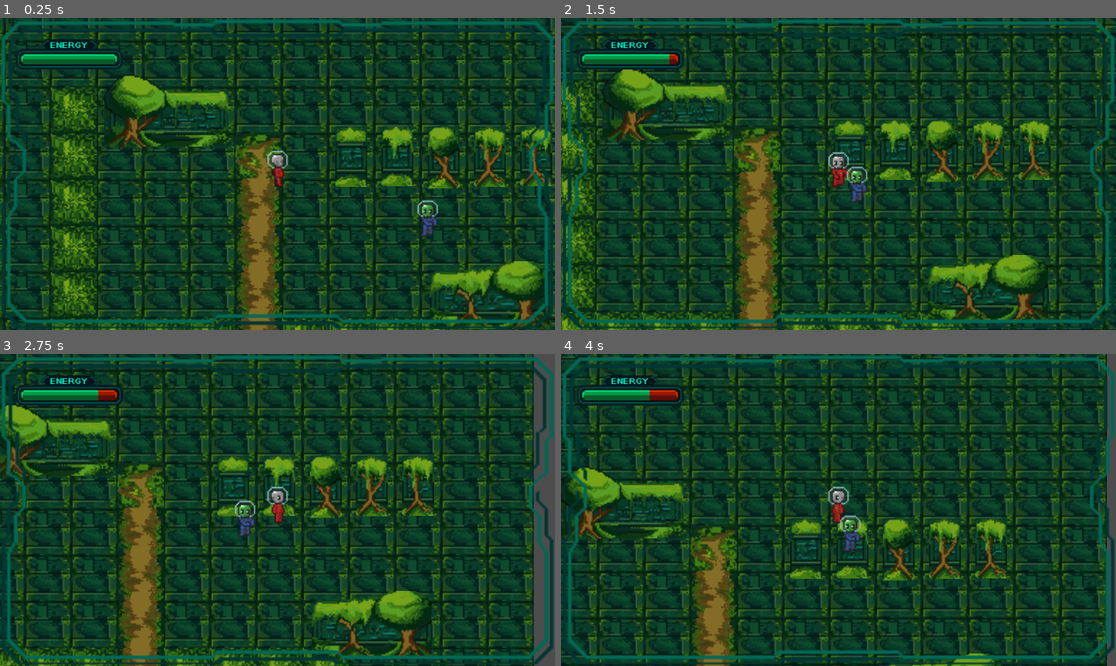
Above: before the commit, frames 1-4 (two rows, left to right).
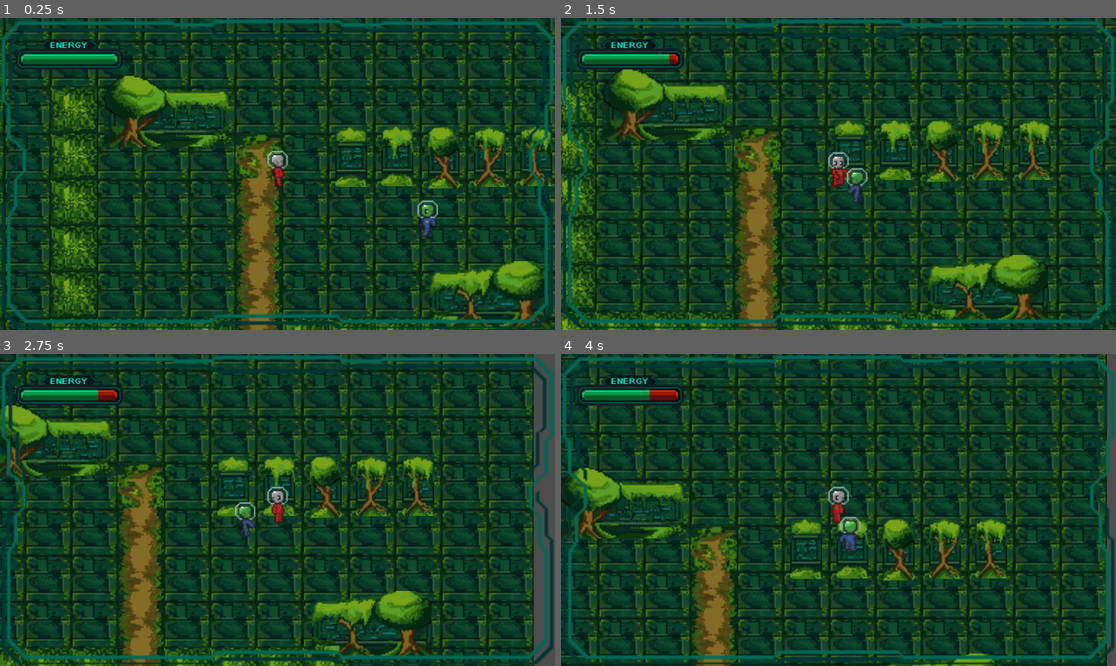
Above: after the commit, the same moments.

Repository: diego-ferrand/gwj-81
Game: Godot game, scene res://world.tscn
Same seed, same stepped clock (60 frames per second), same inputs: the game is played once before the commit and once after it.
Inputs:
- Up to frame 1 (0.25 s): no input
- Up to frame 2 (1.5 s): hold D (right) 0.53-1.28 s; hold J (primary) 0.53-1.28 s; hold S (down) from 1.28 s (still down); tap J (primary) at 1.35 s
- Up to frame 3 (2.75 s): tap Enter at 2 s; release S (down) at 2.03 s; hold D (right) from 2.03 s (still down); hold J (primary) from 2.03 s (still down)
- Up to frame 4 (4 s): release D (right) at 2.78 s; release J (primary) at 2.78 s; hold W (up) 2.78-3.53 s; tap J (primary) at 2.85 s; hold A (left) from 3.53 s (still down); hold J (primary) from 3.53 s (still down)

The runs differ from the first frame. In frame 1, 0.1% of the frame differs, in the area x 75-79%, y 60-70%; in frame 2, 0.2%; in frame 3, 0.2%; in frame 4, 0.2%, in the area x 50-55%, y 51-64%.

Commit message:
Fix enemy animation

Diff:
--- a/enemy/enemy.gd
+++ b/enemy/enemy.gd
@@ -1,7 +1,6 @@
 extends CharacterBody2D
 
-enum State { IDLE, FOLLOW, ATTACK, PATROL }
-
+enum State { IDLE, FOLLOW, ATTACK, PATROL, DEAD }
 @export var speed: float = 50.0
 @export var attack_range: float = 20.0
 @export var follow_range: float = 200.0
@@ -14,25 +13,29 @@
 var patrol_index: int = 0
 var health: int = max_health
 var player: Node2D
+var is_attacking = false
 
+@onready var animation_tree: AnimationTree = $AnimationTree
 @onready var weapon_hitbox = $WeaponHitbox
 @onready var attack_area: Area2D = $WeaponHitbox/Sword
 @onready var cooldown_timer: Timer = $AttackCooldown
-@onready var anim_player: AnimationPlayer = $AnimationPlayer
 @onready var healthbar_timer: Timer = $HealthbarTimer
 @onready var health_bar: ProgressBar = $HealthBar
+@onready var playback: AnimationNodeStateMachinePlayback = animation_tree["parameters/playback"]
+@onready var corpse_timeout: Timer = $CorpseTimeout
+
 
 func _ready() -> void:
 	player = get_tree().get_first_node_in_group("player")  # Player must be in "player" group
 	attack_area.monitoring = false
+	animation_tree.active = true
 	health_bar.visible = false
 	health_bar.max_value = max_health
 
 func _physics_process(delta: float) -> void:
-	if player == null: return
+	if player == null or current_state == State.DEAD: return
 
 	var distance = global_position.distance_to(player.global_position)
-
 	match current_state:
 		State.IDLE:
 			if distance < follow_range:
@@ -54,9 +57,12 @@
 			if distance > attack_range:
 				current_state = State.FOLLOW
 			elif not cooldown_timer.is_stopped():
-				pass  # Waiting to attack again
+				pass
 			else:
 				attack()
+
+	select_animation()
+
 
 func patrol(delta: float) -> void:
 	if patrol_points.size() < 1:
@@ -70,16 +76,33 @@
 	else:
 		velocity = direction.normalized() * patrol_speed
 		move_and_slide()
-
 func follow_player(delta: float) -> void:
 	var direction = (player.global_position - global_position).normalized()
 	velocity = direction * speed
 	move_and_slide()
+	update_animation_direction(direction)
+
+func select_animation():
+	if current_state == State.DEAD:
+		playback.travel("dead")
+	elif is_attacking:
+		playback.travel("Attack")
+	elif velocity == Vector2.ZERO:
+		playback.travel("Idle")
+	else:
+		playback.travel("Walk")
+
+func update_animation_direction(direction: Vector2) -> void:
+	if animation_tree != null:
+		animation_tree["parameters/Idle/blend_position"] = direction
+		animation_tree["parameters/Walk/blend_position"] = direction
+		animation_tree["parameters/Attack/blend_position"] = direction
 
 func attack() -> void:
 	weapon_hitbox.look_at(player.global_position)
 	weapon_hitbox.rotation -= deg_to_rad(90)
 	attack_area.monitoring = true
+	is_attacking = true
 	cooldown_timer.start()
 
 func take_damage(amount: int) -> void:
@@ -99,8 +122,17 @@
 	health_bar.visible = false
 
 func die() -> void:
-	queue_free()  # Or play death animation first
+	current_state = State.DEAD
+	health_bar.value = 0
+	select_animation()
+	corpse_timeout.start()
 
 
 func _on_attack_cooldown_timeout():
 	attack_area.monitoring = false
+	is_attacking = false
+	select_animation()
+
+
+func _on_corpse_timeout_timeout() -> void:
+	queue_free()
--- a/enemy/enemy.tscn
+++ b/enemy/enemy.tscn
@@ -131,13 +131,19 @@
 blend_point_7/pos = Vector2(-0.5, 0.6)
 blend_mode = 1
 
+[sub_resource type="AnimationNodeAnimation" id="AnimationNodeAnimation_ipcql"]
+animation = &"dead"
+
 [sub_resource type="AnimationNodeStateMachine" id="AnimationNodeStateMachine_ipcql"]
 states/Attack/node = SubResource("AnimationNodeBlendSpace2D_7pqkx")
 states/Attack/position = Vector2(670, 95)
 states/Idle/node = SubResource("AnimationNodeBlendSpace2D_e7oew")
 states/Idle/position = Vector2(361, 100)
 states/Walk/node = SubResource("AnimationNodeBlendSpace2D_rkbax")
-states/Walk/position = Vector2(512, 100)
+states/Walk/position = Vector2(512, 97.5)
+states/dead/node = SubResource("AnimationNodeAnimation_ipcql")
+states/dead/position = Vector2(792.32, 83.775)
+graph_offset = Vector2(99.8201, -7.725)
 
 [sub_resource type="Animation" id="Animation_jayng"]
 length = 0.3
@@ -552,6 +558,22 @@
 "transitions": PackedFloat32Array(1, 1, 1, 1),
 "update": 1,
 "values": [Vector2i(1, 3), Vector2i(0, 3), Vector2i(2, 3), Vector2i(0, 3)]
+}
+
+[sub_resource type="Animation" id="Animation_ppra6"]
+resource_name = "dead"
+loop_mode = 1
+tracks/0/type = "value"
+tracks/0/imported = false
+tracks/0/enabled = true
+tracks/0/path = NodePath("Sprite2D:frame")
+tracks/0/interp = 1
+tracks/0/loop_wrap = true
+tracks/0/keys = {
+"times": PackedFloat32Array(0),
+"transitions": PackedFloat32Array(1),
+"update": 1,
+"values": [6]
 }
 
 [sub_resource type="AnimationLibrary" id="AnimationLibrary_fm6fi"]
@@ -565,6 +587,7 @@
 &"attack_u": SubResource("Animation_ebec5"),
 &"attack_ul": SubResource("Animation_yllr7"),
 &"attack_ur": SubResource("Animation_2ieo8"),
+&"dead": SubResource("Animation_ppra6"),
 &"idle_d": SubResource("Animation_jelw7"),
 &"idle_dl": SubResource("Animation_yytrb"),
 &"idle_dr": SubResource("Animation_vsij1"),
@@ -600,11 +623,12 @@
 frame = 3
 
 [node name="AnimationTree" type="AnimationTree" parent="."]
+deterministic = false
 tree_root = SubResource("AnimationNodeStateMachine_ipcql")
 anim_player = NodePath("../AnimationPlayer")
 parameters/Attack/blend_position = Vector2(0, 0)
 parameters/Idle/blend_position = Vector2(0, 0)
-parameters/Walk/blend_position = Vector2(0, 0)
+parameters/Walk/blend_position = Vector2(0.498084, 0.613079)
 
 [node name="AnimationPlayer" type="AnimationPlayer" parent="."]
 libraries = {
@@ -637,5 +661,11 @@
 offset_bottom = -23.0
 show_percentage = false
 
+[node name="CorpseTimeout" type="Timer" parent="."]
+wait_time = 10.0
+one_shot = true
+
+[connection signal="animation_finished" from="AnimationTree" to="." method="_on_animation_tree_animation_finished"]
 [connection signal="body_entered" from="WeaponHitbox/Sword" to="WeaponHitbox/Sword" method="_on_body_entered"]
 [connection signal="timeout" from="AttackCooldown" to="." method="_on_attack_cooldown_timeout"]
+[connection signal="timeout" from="CorpseTimeout" to="." method="_on_corpse_timeout_timeout"]
--- a/player/controller.gd
+++ b/player/controller.gd
@@ -21,6 +21,7 @@
 	health = max_health
 	health_bar.max_value = max_health
 	health_bar.value = health
+	animation_tree.active = true
 
 func _physics_process(delta: float) -> void:
 	if is_attacking:
Not shown: 1 places in enemy/enemy.tscn that only renumber resources
